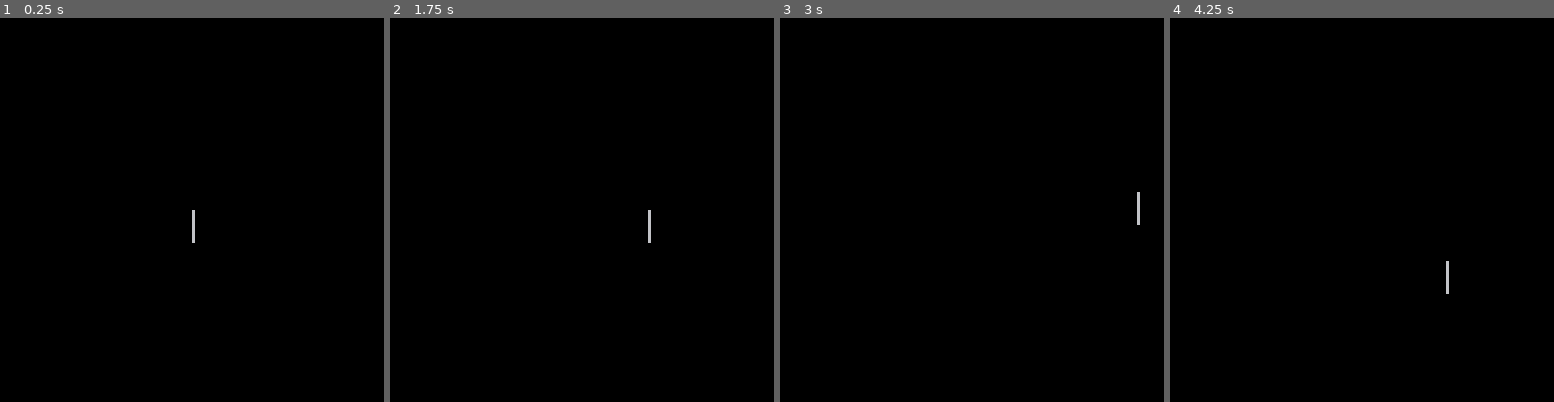
Above: before the commit, frames 1-4 (left to right).
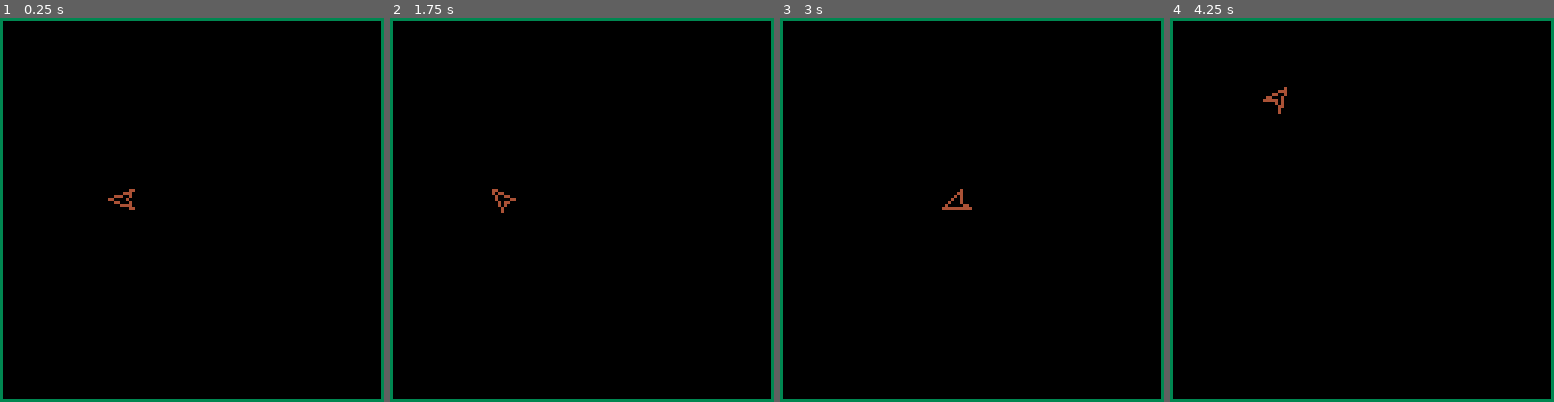
Above: after the commit, the same moments.

Repository: Aeklad/pico8
Game: PICO-8 cartridge test.p8
The game is run twice, just before and just after one commit, with the same random seed, the same clock (stepped at 60 frames per second) and the same inputs.
Inputs:
- Up to frame 1 (0.25 s): no input
- Up to frame 2 (1.75 s): hold Right from 1.6 s (still down)
- Up to frame 3 (3 s): release Right at 2.1 s; hold Up 2.15-2.42 s; hold Right from 2.47 s (still down)
- Up to frame 4 (4.25 s): release Right at 3.03 s; hold Left 3.08-3.58 s; hold Down 3.63-3.97 s; hold Right from 4.02 s (still down)

The runs differ from the first frame. In frame 1, 3.3% of the frame differs, in the area x 0-100%, y 0-100%; in frame 2, 3.3%; in frame 3, 3.3%; in frame 4, 3.3%.

Commit message:
fixed random again plus some no progs

Diff:
--- a/rogue.p8
+++ b/rogue.p8
@@ -14,6 +14,11 @@
  month= stat(91)
  year= stat(90)
  daily=day*0.1+month*3.1+(year-2019)*37.2
+ srand(daily)
+ for i=0,7 do
+  floorsd[i]=rnd()+i
+ end
+ srand(random)
  t=0
  shake=0
  dpal=explodeval("0,1,1,2,1,13,6,4,4,9,3,13,1,13,14")
@@ -667,7 +672,7 @@
   --stone tablet
   if floor==0 then
    sfx(54)
-   showtalk(explode(" this is a scary, and dark dungeon., you might die. "))
+   showtalk(explode(" this is a dark, and scary place., north is bad, east is worse, but only open, once per day. "))
   end
  elseif tle==110 then
   win=true
@@ -1581,6 +1586,10 @@
 --tab 7 level gen
 
 function genfloor(f)
+ if challenge then
+  srand(floorsd[f])
+  challenge= false
+ end
  floor=f
  makefipool()
  mob={}
--- a/scratch.p8
+++ b/scratch.p8
@@ -61,7 +61,7 @@
  cls()
  print(text,0,0,1)
  local scan={}
- for x=0,(#text)*4 do
+ for x=0,(#text)*6 do
   scan[x]={}
   for y=0,6 do
    scan[x][y]=pget(x,y)
@@ -91,9 +91,22 @@
   circ(40,40,dice())
   print(floorsd[i])
  end
- msg=scan_text('yorp')
+ box={
+     x=64,
+     y=064,
+     vx=1,
+     vy=1,
+     maxv=1.5,
+     w=55,
+     h=20
+    }
+function randomrange(a,b)
+ return flr(rnd(b-a))+1
+end
 
-function _update()
+c=1
+c2=1
+function _update60()
  cls()
 year=stat(90)
 month=stat(91)
@@ -101,13 +114,27 @@
 h=stat(93)
 m=stat(94)
 s=stat(95)
+if btn(0) then box.x-=box.vx end
+if btn(1) then box.x+=box.vx end
+if btn(2) then box.y+=box.vy end
+if btn(3) then box.y-=box.vy end
+if btnp(4) then c+=1 end
+if btnp(5) then c2+=1 end
+if box.vx >1.5 then box.vx=box.maxv end
+if box.vy >1.5 then box.vy=box.maxv end
+if box.x +box.w > 127 then box.vx*=-1 end
+if box.x < 0 then box.vx*=-1 end
+if box.y+box.h > 127 then box.vy*=-1 end
+if box.y < 0 then box.vy*=-1 end
 
 end
 function _draw()
 msg=scan_text(h..":"..m..":"..s)
 msg2=scan_text(month.."/"..day.."/"..year)
-put_text(msg,0,30,1,2,2,2,12)
-put_text(msg2,0,0,.5,.5,3,3,2)
+msg3=scan_text("♥")
+put_text(msg,box.x,box.y,1,2,4,4,c)
+put_text(msg2,0,3,.5,.5,1,1,c2)
+--put_text(msg3,40,40,3,3,6,6,09)
 end
 
 __gfx__
--- a/test.p8
+++ b/test.p8
@@ -1,35 +1,95 @@
 pico-8 cartridge // http://www.pico-8.com
 version 18
 __lua__
-function _init()
- target = {
-  x=64,
-  y=64,
-  c=7
+t=0
+x=0
+y=0
+speed =0
+friction =.9
+ship = {
+ pos = {
+  x=40,
+  y=60
+ },
+ rotspeed = .03,
+ rot = .5,
+ col = 4,
+  points = {
+   {x=4,y=0},
+   {x=-4,y=3},
+   {x=-2,y=0},
+   {x=-4,y=-3},
+   {x=4,y=0}
+},
+}
+testpoint = {x=5,y=10}
+function rotatepoint(point,rotation)
+ rotatedpoint ={
+ x=
+ (point.x*cos(rotation))-(point.y*sin(rotation)),
+ y =
+ (point.y*cos(rotation))+(point.x*sin(rotation))
  }
-
-end
-
-function lerp(tar,pos,perc)
- return (1-perc)*tar+perc*pos
-end
-
+ return rotatedpoint
+end
+
+function drawshape(shape)
+ local firstpoint = true
+ local rotatedpoint = 0
+ local lastpoint =0
+ for k, point in pairs(shape.points) do
+  rotatedpoint=rotatepoint(point,shape.rot)
+  if firstpoint then
+   lastpoint = rotatedpoint
+   firstpoint= false
+  else
+   line(lastpoint.x + shape.pos.x,
+   lastpoint.y + shape.pos.y,
+   rotatedpoint.x+shape.pos.x,
+   rotatedpoint.y+shape.pos.y,
+   shape.col)
+   lastpoint=rotatedpoint
+  end
+ end
+end
+function range(range)
+ if range > 1 then
+  range-=1
+ end
+ if range < 0 then
+  range+=1
+ end
+ return range
+end
+function checkbuttons()
+ local adjrot=0
+ if btn(2) then speed+=.4 end
+ if btn(0) then ship.rot+=ship.rotspeed end
+ if btn(1) then ship.rot-=ship.rotspeed end
+ ship.rot=range(ship.rot)
+end
 function _update()
- tx=64
- ty=64
- if btn(0) then tx=0 end
- if btn(1) then tx=128 end
- if btn(2) then ty=0 end
- if btn(3) then ty=128 end
- target.x = lerp(tx,target.x,0.9)
- target.y = lerp(ty,target.y,0.9)
+ t+=1
+ ship.pos.x += cos(ship.rot)*speed
+ ship.pos.y += sin(ship.rot)*speed
+ speed*=friction
+ checkbuttons()
+ ship.pos.x%=(128)
+ ship.pos.y%=(128)
+ if t%(flr(rnd(10)+20))==0 then
+  speed = rnd(7)
+  if t%2==0 then
+   ship.rot=rnd(1)
+  end
+ end
 end
 
 
 function _draw()
  cls()
- line(target.x,target.y,target.x,target.y+10)
-
+ drawshape(ship)
+-- line(target.x,target.y,target.x,targemt.y+10)
+rect(0,0,127,127,3)
 end
 
 __gfx__
